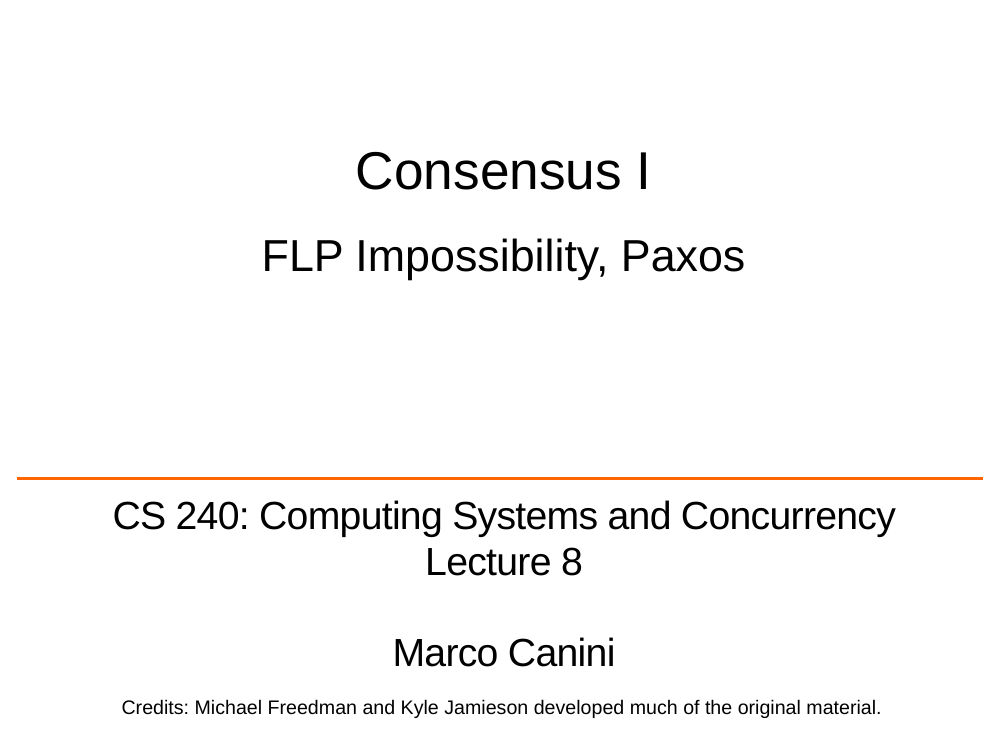
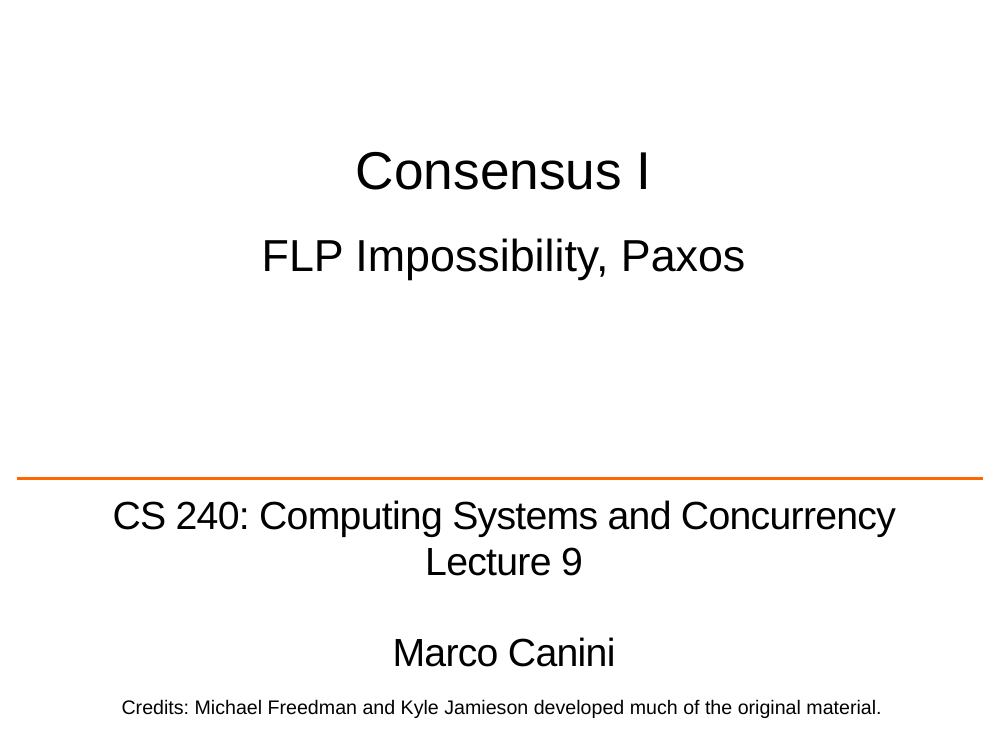
Before and after one commit to mcanini/CS240-F17, a slide deck: slide 1 of slides/L9-consensus-1.pptx. Drawn at 1008x756 pixels with LibreOffice and Linux fonts; fonts in the diff are those of the drawing; background and template pictures are left out. Boxes give left, top, right and bottom in pixels: in the first picture for what was removed or moved away, otherwise in the second. Text is boxed around its words. In the diff, an @@ line names an element or a change of style, - is before the commit and + after.

```diff
--- a/slides/L9-consensus-1.pptx
+++ b/slides/L9-consensus-1.pptx
@@ subtitle at [425, 547, 583, 576]: text changed @@
-Lecture 8
+Lecture 9
```
Also in this commit, not shown: 10 other files.
